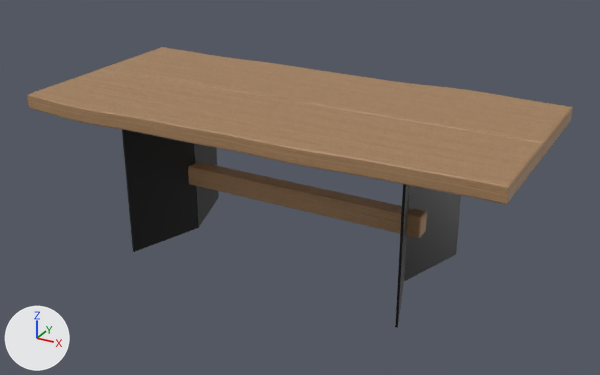
The glTF model models/table-raia-220.glb as it was, and as the next commit left it.
The view is the same before and after, from a 50 mm camera at (1.72, -3.07, 1.88) aimed at (0.03, 0.0, 0.35). Every picture has the same lights, and +X, +Y and +Z are marked at lower left. The picture after the commit comes second. Where no turn or scale is listed for an object, it has been applied to the vertices. Vertices at exactly the same position are counted once.

The older version as bpy lines, for what is in view:
```python
ob_mesh_0 = bpy.data.objects.new('Mesh_0', me_mesh_0)
ob_mesh_0.location = (0.0, 0.0, 0.505)
ob_mesh_1 = bpy.data.objects.new('Mesh_1', me_mesh_1)
ob_mesh_1.location = (0.0, 0.0, 0.345)
```
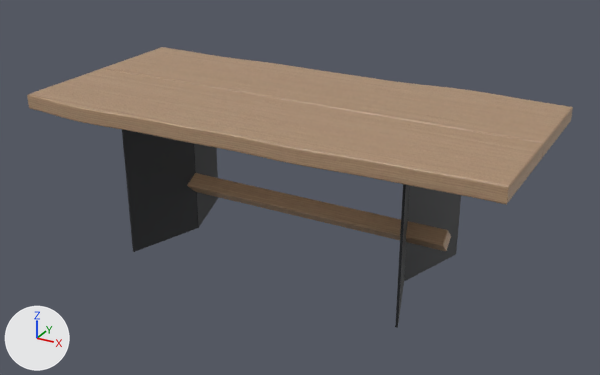
Where the newer file only moved an object's origin or applied its transform, the numbers keep the older frame.

Edits to the bpy script that builds the scene:
```text
Change mat_suar:
    where n2 = _N.new('ShaderNodeMix'); n2.name = 'Mix'
    n2.inputs[7].default_value: (0.888, 0.716, 0.503, 1.0) -> (1.0, 0.905, 0.791, 1.0)  # 'B', beige #f2dcbc -> 'B', pale yellow #fff4e6
Add mat_black_lacquer:
    mat_black_lacquer = principled_material('black lacquer')
    mat_black_lacquer.base_color = (0.0185, 0.0203, 0.0232)  # black #25272a
    mat_black_lacquer.metallic = 0.2
    mat_black_lacquer.roughness = 0.55
Change me_mesh_0:
    used by ob_mesh_0; location = (0.0, 0.0, 0.505)
    remove me_mesh_0.from_pydata(...)  # 1720 vertices, 3428 faces; spans x -1.1..1.1, y -0.53..0.53, z -0.26..0.26
    add me_mesh_0.from_pydata(...)  # 1720 vertices, 3428 faces; spans x -1.1..1.1, y -0.53..0.53, z -0.31..0.26
    me_mesh_0 part 1: the loose piece of 152 vertices spanning x -0.64..0.64, y -0.04..0.04, z -0.26..-0.15 is multiplied about its middle by the matrix ((1.177, 0.0, 0.0), (0.0, 0.697, -0.542), (0.0, 0.697, 0.542)), then moved by (0.0, 0.0, -0.05)
Change me_mesh_1:
    where me_mesh_1.from_pydata(...)  # 336 vertices, 648 faces; spans x -0.685..0.685, y -0.4..0.4, z -0.345..0.345
    remove me_mesh_1.materials.append(mat_black_steel)  # black #121212
    add me_mesh_1.materials.append(mat_black_lacquer)  # black #25272a
```

Boxes (x1, y1, x2, y2) around the edits, measured in the pictures (600 x 375 px; the box of a moved part takes in the faces that stretch with it):
'Mesh_0', surface changed, reshaped (7% taller)
    before: (27, 47, 573, 238)
    after: (27, 47, 573, 251)
'Mesh_1', recoloured
    both: (122, 130, 461, 322)
part 1 of me_mesh_0, moved or reshaped
    before: (188, 161, 427, 238)
    after: (187, 173, 451, 251)
